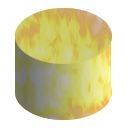
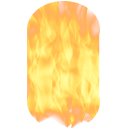
Layered file, before and after one edit (128x128). Changes by layer:
hid "Layer 0 copy" over bbox(15, 8, 112, 120)
painted on "Layer 1 copy" over bbox(15, 1, 112, 128)
hid "Layer 0" over bbox(15, 8, 112, 120)
